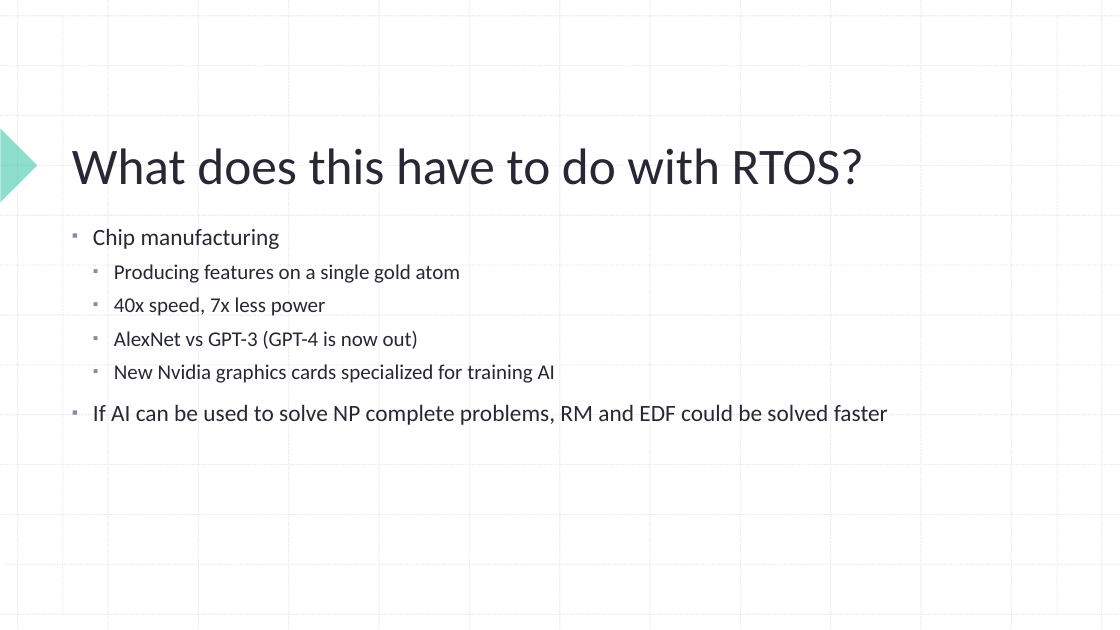
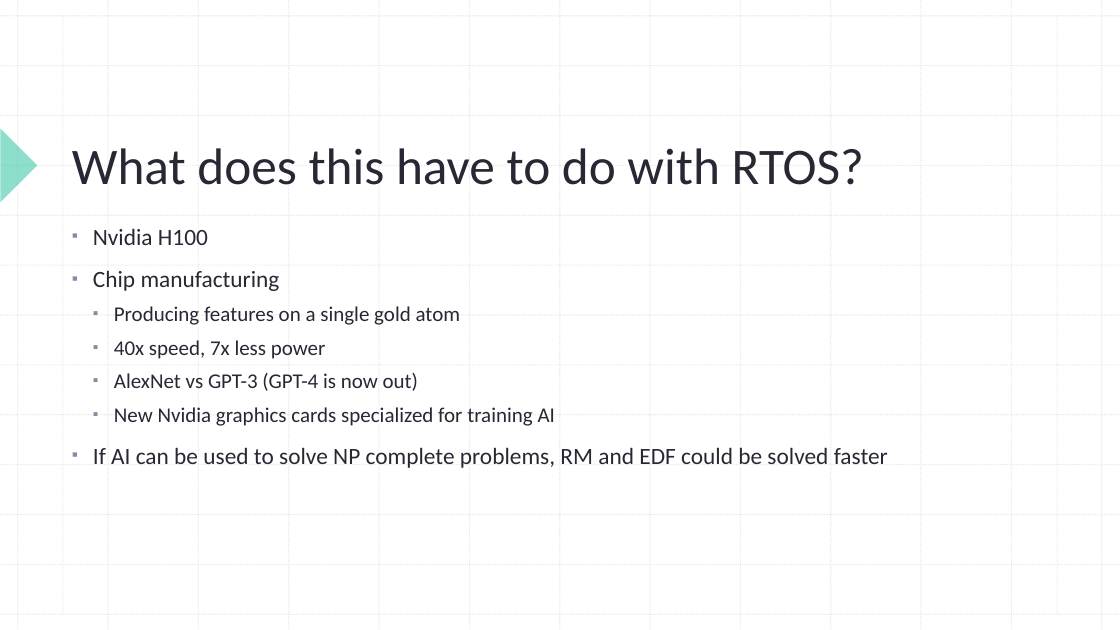
Before and after one commit to carternetty/ece5780, a slide deck: slide 11 of lab3/AI_RTOS.pptx (slide 9 before the commit). Drawn at 1120x630 pixels with LibreOffice and Linux fonts; fonts in the diff are those of the drawing. Boxes give left, top, right and bottom in pixels: in the first picture for what was removed or moved away, otherwise in the second. Text is boxed around its words. In the diff, an @@ line names an element or a change of style, - is before the commit and + after.

```diff
--- a/lab3/AI_RTOS.pptx
+++ b/lab3/AI_RTOS.pptx
@@ text at [93, 228, 208, 245]: paragraph added @@
+▪ Nvidia H100
```
Also in this commit, not shown: 1 other slide changed, 3 slides added, 1 other file.
